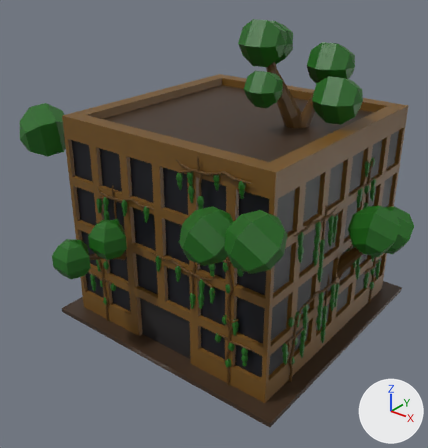
A saved change to the FBX model InvadingNature/Assets/Models/Buildings/building1_stage3.fbx.
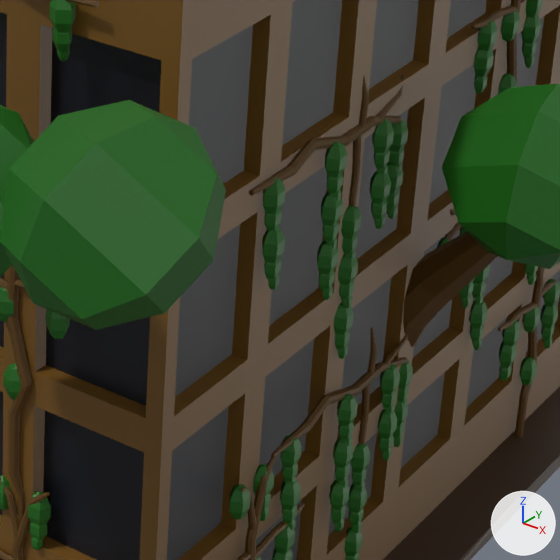
Each version appears first whole from a 50 mm lens placed at (5.57, -7.65, 6.19), pointed at (-0.21, -0.43, 1.72), and next in a close-up on the part from 52% to 89% of the width and 41% to 76% of the height. The axes (+X, +Y, +Z) are drawn at lower right. The lights are the same throughout. Where no turn or scale is listed for an object, it has been applied to the vertices. Vertices at the same position are counted once.

The scene before the commit, as lines of its bpy script (objects in view):
```python
me_cube_005 = bpy.data.meshes.new('Cube.005')
me_cube_005.from_pydata(...)  # 15442 vertices, 16064 faces; spans x -3.36..2.99, y -3.07..3.28, z 0.0..5.09
# faces by material slot: [82, 4, 3403, 11625, 858, 92]
me_cube_005.materials.append(mat_roofcolor)  # brown #3d2a1a
me_cube_005.materials.append(mat_doorcolor)  # black #242223
me_cube_005.materials.append(mat_woodcolor)  # brown #583b0d
me_cube_005.materials.append(mat_leavecolor)  # dark green #196413
me_cube_005.materials.append(mat_weatheredwallcolor)  # brown #72501b
me_cube_005.materials.append(mat_weatheredwindowcolor)  # black #080b16
ob_building1_stage3 = bpy.data.objects.new('Building1_Stage3', me_cube_005)
ob_building1_stage3.location = (0.0, 0.0, 0.0)
```
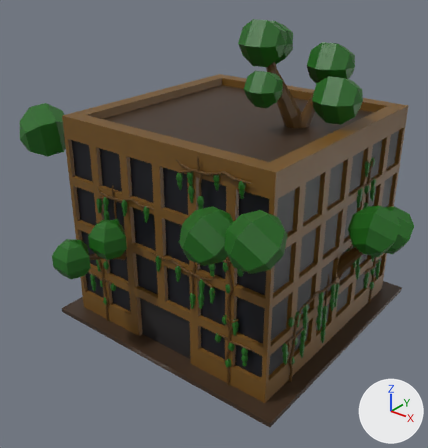
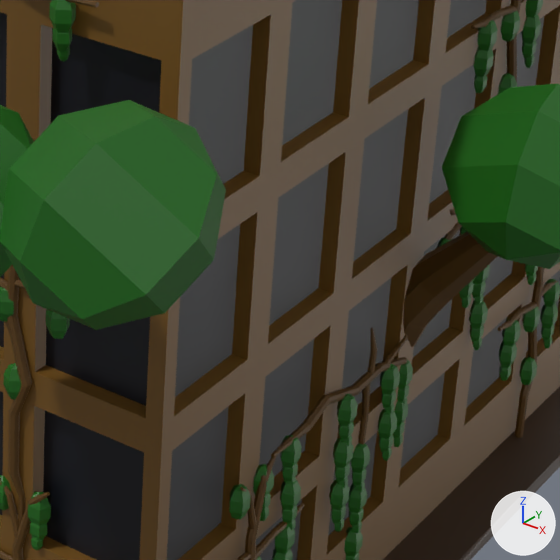
The newer file is also turned or shifted as a whole; pictures and numbers use the older file's frame.

Location of each change, (x1, y1, x2, y2) in pixels of the close-ups (560 x 560 px):
part 1 of me_cube_005, deleted (green)
    before: (249, 75, 408, 359)

Patch to the scene script:
```diff
--- a/InvadingNature/Assets/Models/Buildings/building1_stage3.fbx.py
+++ b/InvadingNature/Assets/Models/Buildings/building1_stage3.fbx.py
@@ me_cube_005 @@
 # used by ob_building1_stage3; location = (0.0, 0.0, 0.0)
-me_cube_005.from_pydata(...)  # 15442 vertices, 16064 faces; spans x -3.36..2.99, y -3.07..3.28, z 0.0..5.09
+me_cube_005.from_pydata(...)  # 14506 vertices, 15046 faces; spans x -3.36..2.99, y -3.07..3.28, z 0.0..5.09
+# me_cube_005 part 1: 40 loose pieces with 936 vertices, spanning x 1.95..2.09, y -1.51..-0.24, z 1.51..2.8, are deleted
 me_cube_005.materials.append(mat_roofcolor)
```
